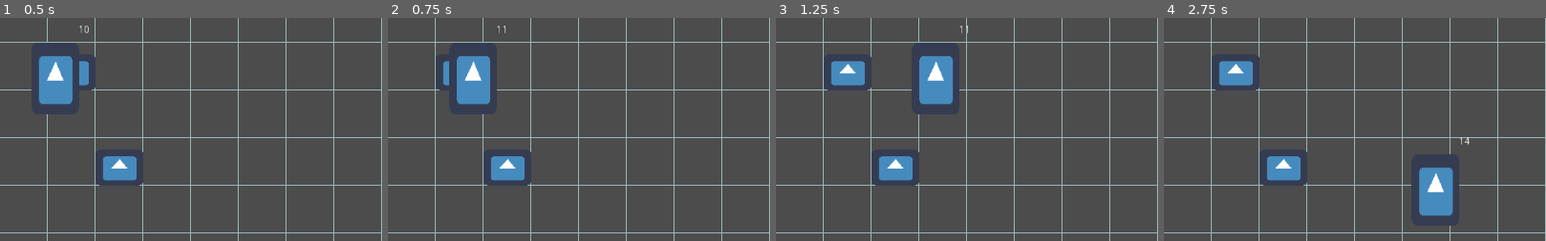
Above: before the commit, frames 1-4 (left to right).
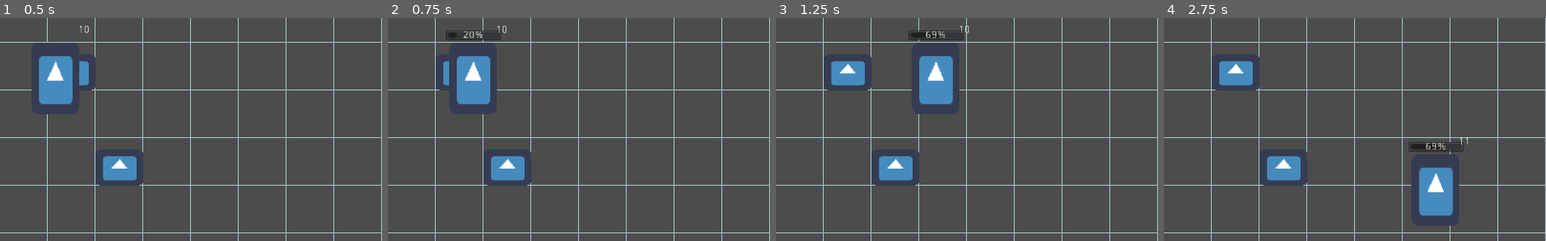
Above: after the commit, the same moments.

Repository: reidbhuntley/snowfort
Game: Godot game, scene res://Scenes/Main.tscn
Same seed, same stepped clock (60 frames per second), same inputs: the game is played once before the commit and once after it. The engine's default icon, where the game draws it, is replaced by a stand-in: a white triangle on a blue panel in a dark square.
Inputs (mouse positions are % of the whole screen's width and height, from its top left):
- Up to frame 1 (0.5 s): no input
- Up to frame 2 (0.75 s): move the mouse to (72, 45) at 0.52 s; hold D (move_right) from 0.53 s (still down); hold Space (ui_select) from 0.53 s (still down)
- Up to frame 3 (1.25 s): keep holding D (move_right); keep holding Space (ui_select)
- Up to frame 4 (2.75 s): move the mouse to (30, 55) at 1.27 s; release D (move_right) at 1.28 s; release Space (ui_select) at 1.28 s; hold S (move_down) 1.28-2.03 s; tap E (build_wall) at 1.35 s; tap Space (ui_select) at 1.52, 1.55, 1.82 s; move the mouse to (60, 28) at 2.02 s; hold D (move_right) from 2.03 s (still down); hold Space (ui_select) from 2.03 s (still down)
The pictures show only the part of the screen within x 0-50%, y 5-55%; the shares and areas given below are measured in that part.

Frame 1 is identical in both runs. In frame 2, 0.3% of the frame differs, in the area x 15-31%, y 3-11%; in frame 3, 0.4%; in frame 4, 0.4%, in the area x 64-80%, y 53-61%.

Commit message:
Snowball generation progress bar

Diff:
--- a/Scenes/Player/Player.gd
+++ b/Scenes/Player/Player.gd
@@ -8,6 +8,8 @@
 
 onready var BULLET_SCENE = preload("res://Scenes/Bullet/Bullet.tscn")
 const BULLET_HEIGHT = 50
+const BUILD_SNOWBALL_TIME = .75
+var build_snowball_progress = 0
 
 onready var WALL_SCENE = preload("res://Scenes/Wall/Wall.tscn")
 const BUILD_WALL_TIME = 1
@@ -37,8 +39,16 @@
 func _process(delta):
 	get_node("Label").set_text(str(snowballs))
 
-	if Input.is_action_just_pressed("ui_select"):
-		snowballs = snowballs + 1
+	if Input.is_action_pressed("ui_select"):
+		build_snowball_progress += delta
+		progress_bar.show()
+		progress_bar.value = build_snowball_progress
+		if(build_snowball_progress >= BUILD_SNOWBALL_TIME):
+			snowballs = snowballs + 1
+			reset_snowball_build()
+
+	if Input.is_action_just_released("ui_select"):
+		reset_snowball_build()
 
 	if Input.is_action_just_pressed("ui_mouse_left"):
 		if snowballs > 0:
@@ -71,3 +81,7 @@
 func reset_wall_build():
 	build_wall_progress = 0;
 	progress_bar.hide()
+
+func reset_snowball_build():
+	build_snowball_progress = 0;
+	progress_bar.hide()
